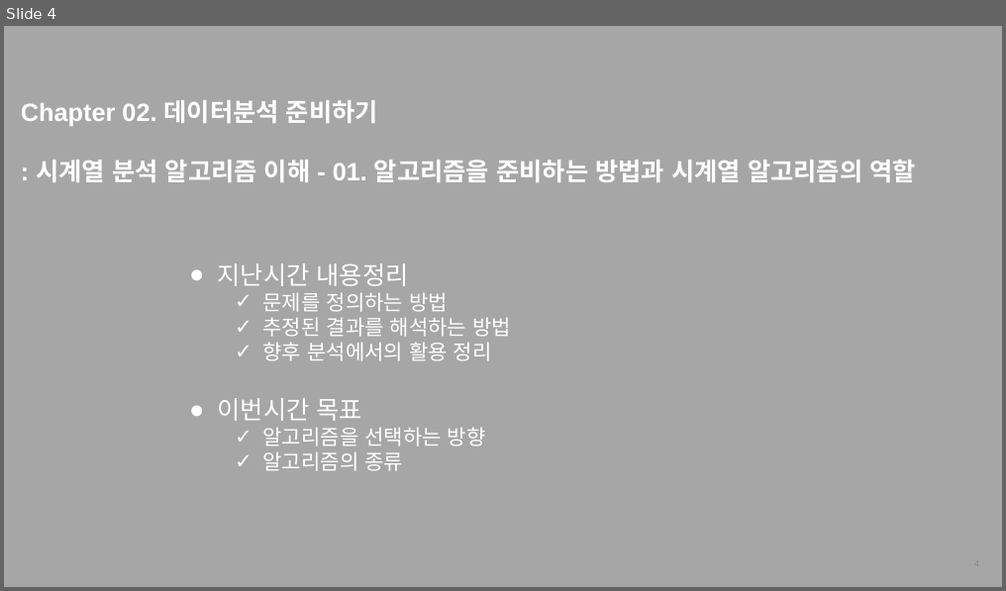
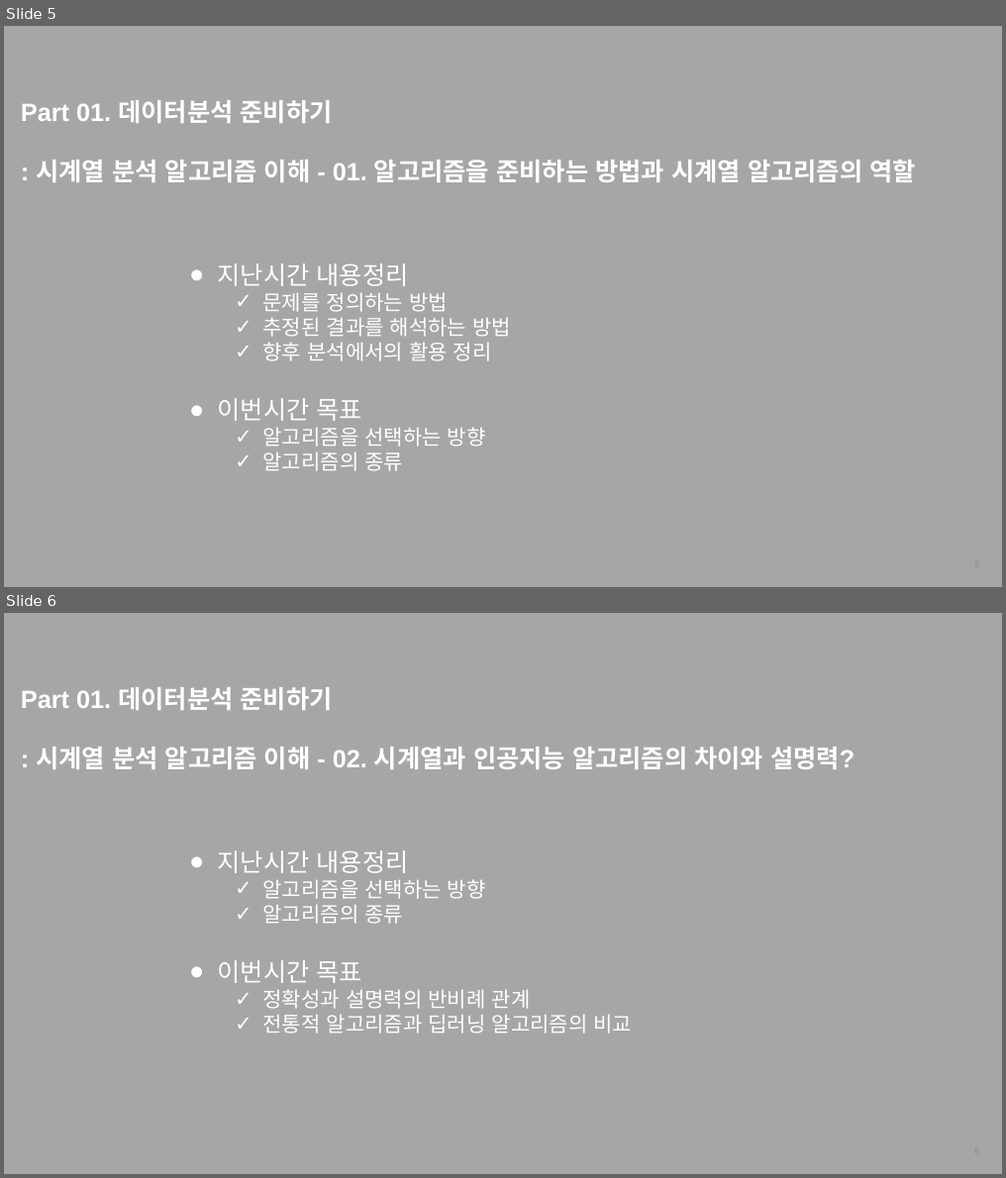
Before and after one commit to thekimk/All-About-Time-Series-Analysis, a slide deck: [FastCampus] 커리큘럼_김경원박사.pptx. Shown one above the other, each under a label of ours: slide 4 before the commit, slides 5 and 6 after it. The pictures are 1006x591 and 1006x1178 pixels, drawn with LibreOffice and Linux fonts; fonts in the diff are those of the drawing; background and template pictures are left out. Boxes give left, top, right and bottom in pixels: in the first picture for what was removed or moved away, otherwise in the second. Text is boxed around its words. In the diff, an @@ line names an element or a change of style, - is before the commit and + after.

```diff
--- a/[FastCampus] 커리큘럼_김경원박사.pptx
+++ b/[FastCampus] 커리큘럼_김경원박사.pptx
@@ slide 6 added at (4, 613, 1002, 1174), background #A6A6A6 @@
@@ text added at (21, 687, 854, 769), 24 pt, text #FFFFFF, bold @@
+Part 01. 데이터분석 준비하기
+: 시계열 분석 알고리즘 이해 - 02. 시계열과 인공지능 알고리즘의 차이와 설명력?
@@ text added at (218, 851, 633, 1034), 20 pt, text #FFFFFF @@
+● 지난시간 내용정리
+  ✓ 알고리즘을 선택하는 방향
+  ✓ 알고리즘의 종류
+● 이번시간 목표
+  ✓ 정확성과 설명력의 반비례 관계
+  ✓ 전통적 알고리즘과 딥러닝 알고리즘의 비교
@@ page number added at (755, 1136, 988, 1166), 9 pt, text #8C8C8C @@
+6
@@ what was slide 4 is now slide 5 @@
@@ slide 5 changed as well @@
@@ text at (21, 100, 333, 123): text changed @@
-Chapter 02. 데이터분석 준비하기
+Part 01. 데이터분석 준비하기
```
Also in this commit, not shown: 3 other slides changed, 6 other slides added, 1 other file.
